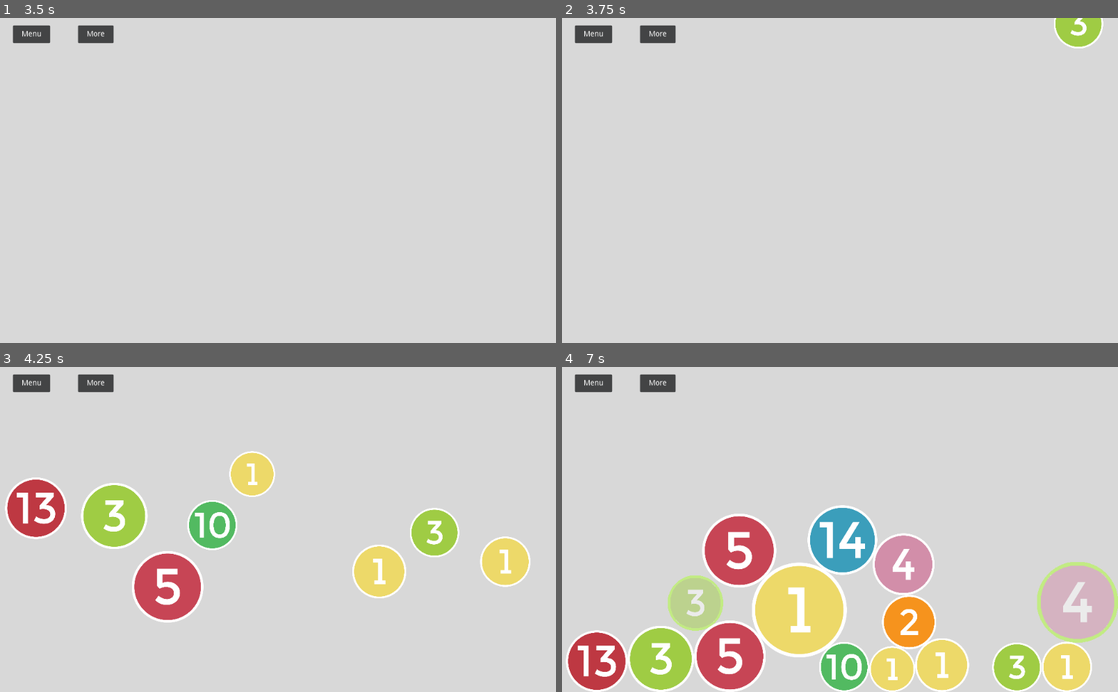
Above: before the commit, frames 1-4 (two rows, left to right).
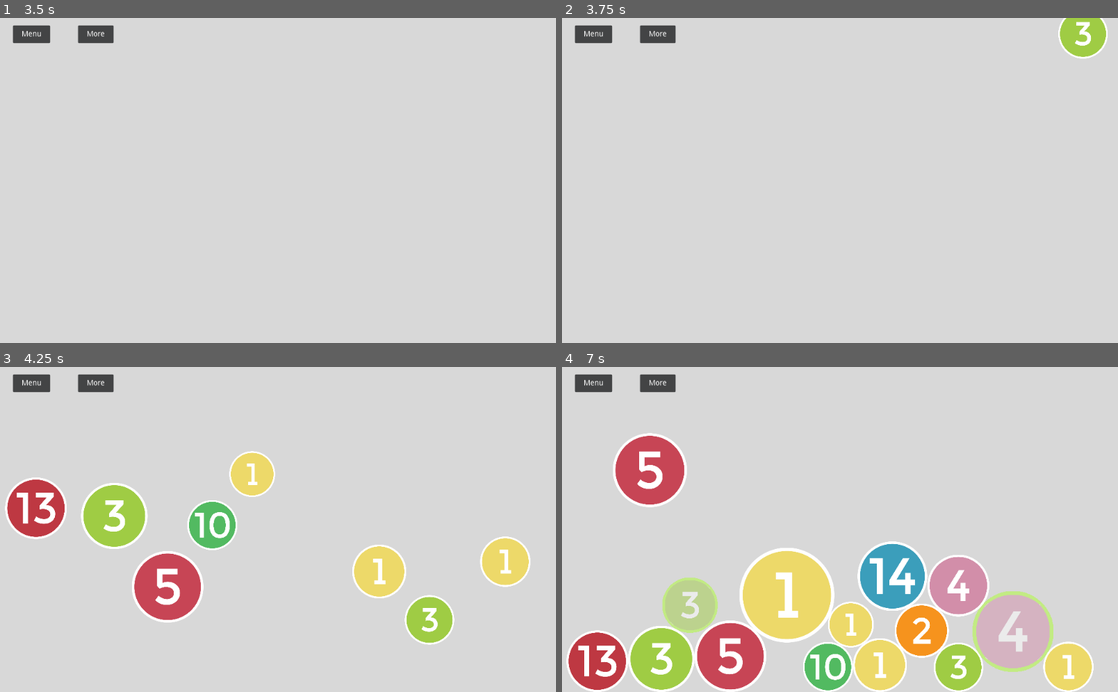
Above: after the commit, the same moments.

Repository: ZaneH/circularis-godot
Game: Godot game, scene res://scenes/Menu.tscn
The game is run twice, just before and just after one commit, with the same random seed, the same clock (stepped at 60 frames per second) and the same inputs.
Inputs (mouse positions are in pixels of both pictures, inside the frame that each line leads up to):
- Up to frame 1 (3.5 s): tap Enter at 0.5, 2.75 s; move the mouse to (400, 164) at 0.52 s; hold . (multi_swipe_down_right) 0.53-1.25 s; hold Middle mouse button (multi_touch) 0.53-1.25 s; click (400, 164) at 0.67 s; tap Space at 1.25 s; drag from (166, 196) to (250, 245) at 1.27 s; move the mouse to (183, 284) at 2.02 s; hold . (multi_swipe_down_right) 2.03-2.75 s; hold Mouse wheel up (pinch_outward) 2.03-2.75 s; click (183, 284) at 2.17 s; drag from (250, 245) to (111, 131) at 2.77 s
- Up to frame 2 (3.75 s): tap Space at 3.5 s; move the mouse to (1006, 229) at 3.52 s; hold M (multi_swipe_down_left) from 3.53 s (still down); hold Middle mouse button (multi_touch) from 3.53 s (still down); click (1006, 229) at 3.67 s
- Up to frame 3 (4.25 s): keep holding M (multi_swipe_down_left); keep holding Middle mouse button (multi_touch)
- Up to frame 4 (7 s): release M (multi_swipe_down_left) at 4.25 s; release Middle mouse button (multi_touch) at 4.25 s; drag from (995, 539) to (812, 484) at 4.27 s; move the mouse to (795, 523) at 5.02 s; hold , (multi_swipe_down) 5.03-5.75 s; hold Mouse wheel up (pinch_outward) 5.03-5.75 s; click (795, 523) at 5.17 s; drag from (1017, 601) to (728, 656) at 5.77 s; drag from (712, 594) to (845, 666) at 6.52 s

Frame 1 is identical in both runs. In frame 2, 0.6% of the frame differs, in the area x 88-99%, y 0-13%; in frame 3, 2.1%; in frame 4, 25%, in the area x 0-100%, y 20-100%.

Commit message:
Improve gravity and mobile scaling

Diff:
--- a/scenes/Menu.tscn
+++ b/scenes/Menu.tscn
@@ -9,10 +9,10 @@
 
 [sub_resource type="SegmentShape2D" id=2]
 a = Vector2( 1024, 0 )
-b = Vector2( 1424, -400 )
+b = Vector2( 1224, -400 )
 
 [sub_resource type="SegmentShape2D" id=3]
-b = Vector2( -400, -400 )
+b = Vector2( -200, -400 )
 
 [sub_resource type="SegmentShape2D" id=4]
 a = Vector2( 0, 600 )
--- a/scripts/circle_manager.gd
+++ b/scripts/circle_manager.gd
@@ -16,7 +16,7 @@
 	spawn_circles()
 
 	# warning-ignore:return_value_discarded
-	get_tree().connect("screen_resized", self, "redrop_circles")
+	get_tree().connect("screen_resized", self, "_handle_screen_resized")
 	# warning-ignore:return_value_discarded
 	$CircleSelection.connect("scored_point", self, "_handle_scored_point")
 
@@ -36,6 +36,12 @@
 		new_circles.append(create_circle(numbers2[i]))
 		new_circles.append(create_circle(answers[i]))
 
+func _handle_screen_resized():
+	for circle in circles:
+		resize_circle_for_screen(circle)
+
+	redrop_circles()
+
 func redrop_circles():
 	var view_size = get_viewport().size
 	for circle in circles:
@@ -44,8 +50,6 @@
 			rng.randf_range(0, view_size.x),
 			rng.randf_range(MIN_HEIGHT_TO_DROP, MAX_HEIGHT_TO_DROP)
 		)
-
-		resize_circle_for_screen(circle)
 
 func resize_circle_for_screen(circle: CircleNumber):
 	var view_size = get_viewport().size
--- a/scripts/screen_bound.gd
+++ b/scripts/screen_bound.gd
@@ -37,10 +37,10 @@
 	elif (is_funnel_top_left):
 		line.a.x = 0
 		line.a.y = 0
-		line.b.x = -SAFE_ZONE
+		line.b.x = -SAFE_ZONE / 2
 		line.b.y = -SAFE_ZONE
 	elif (is_funnel_top_right):
 		line.a.x = view_size.x
 		line.a.y = 0
-		line.b.x = view_size.x + SAFE_ZONE
+		line.b.x = view_size.x + SAFE_ZONE / 2
 		line.b.y = -SAFE_ZONE
